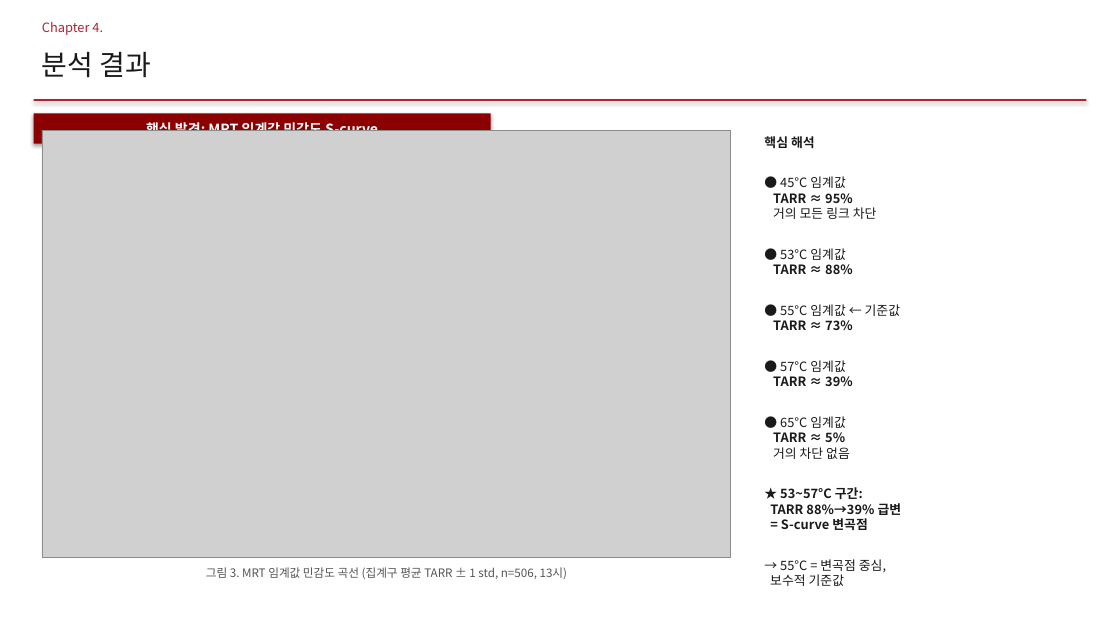
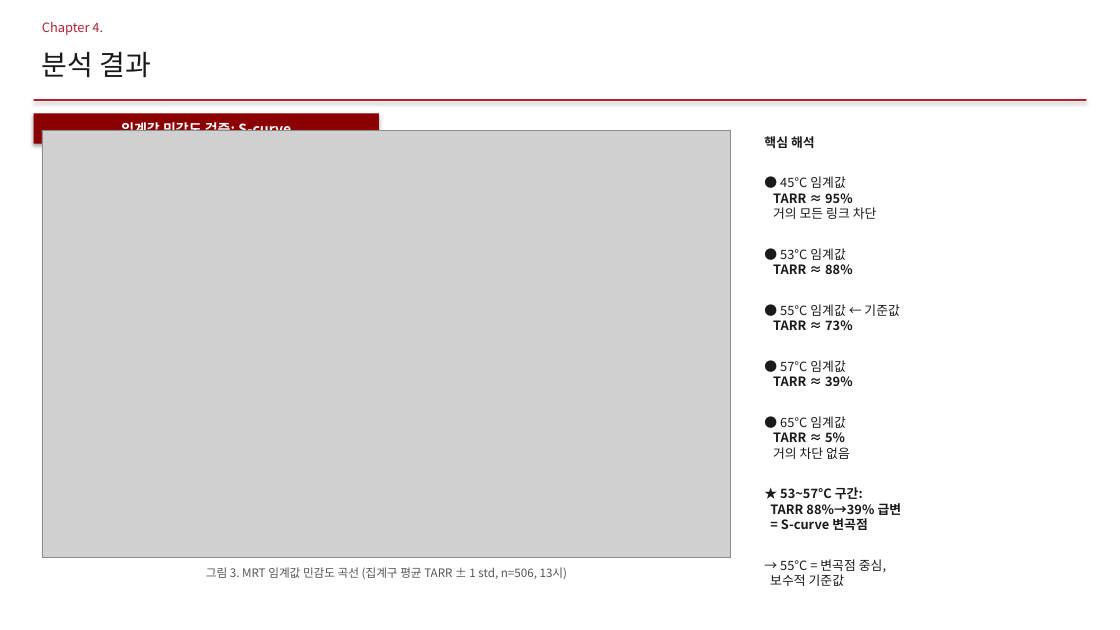
Before and after one commit to jinshingeo/Thermal_Catchment, a slide deck: slide 9 of writing/지도학회발표/2026-05-13_TAVI_학회발표.pptx. Drawn at 1120x630 pixels with LibreOffice and Linux fonts; fonts in the diff are those of the drawing; grey boxes stand for pictures. Boxes give left, top, right and bottom in pixels: in the first picture for what was removed or moved away, otherwise in the second. Text is boxed around its words. In the diff, an @@ line names an element or a change of style, - is before the commit and + after.

```diff
--- a/writing/지도학회발표/2026-05-13_TAVI_학회발표.pptx
+++ b/writing/지도학회발표/2026-05-13_TAVI_학회발표.pptx
@@ rectangle "임계값 민감도 검증: S-curve": place and size @@
-rectangle "임계값 민감도 검증: S-curve" at <box>34,113,491,144</box>
+rectangle "임계값 민감도 검증: S-curve" at <box>34,113,379,144</box>
@@ text in rectangle at <box>121,120,291,138</box>: text changed @@
-핵심 발견: MRT 임계값 민감도 S-curve
+임계값 민감도 검증: S-curve
```
Also in this commit, not shown: 6 other slides changed, 2 other files.
